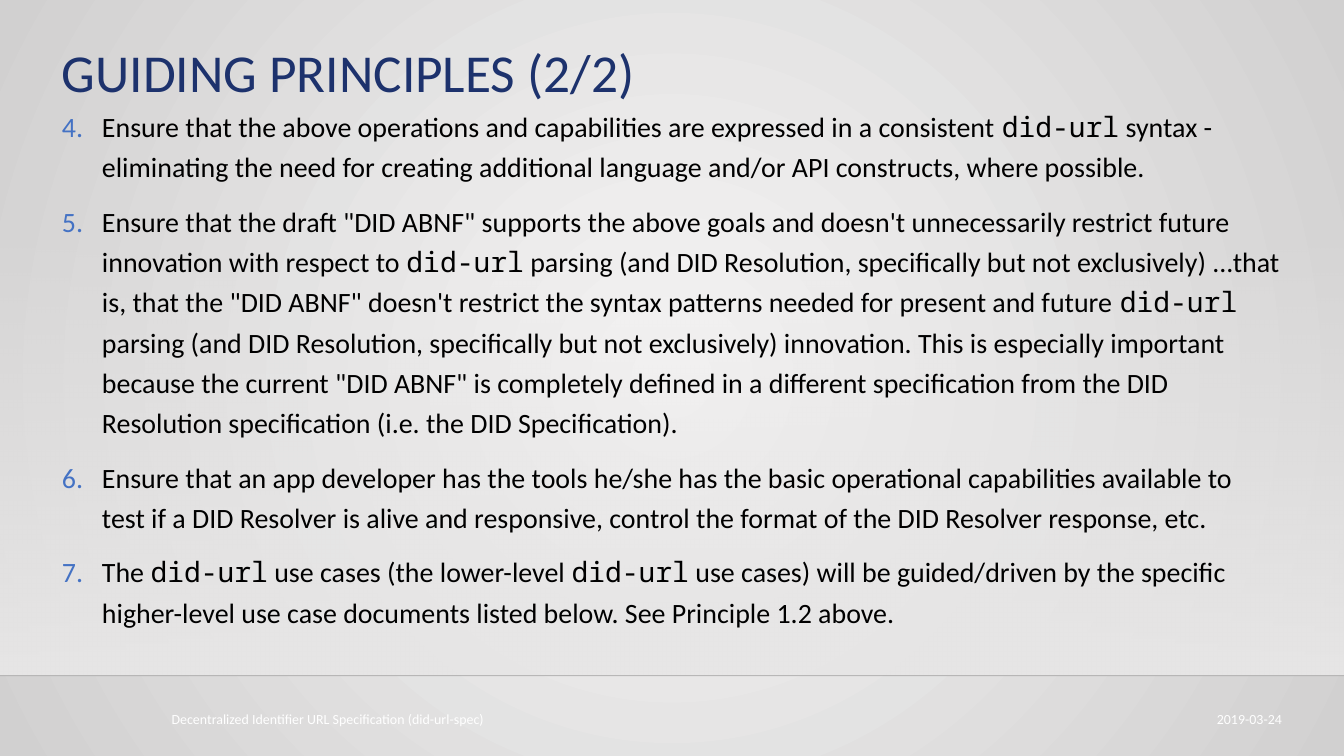
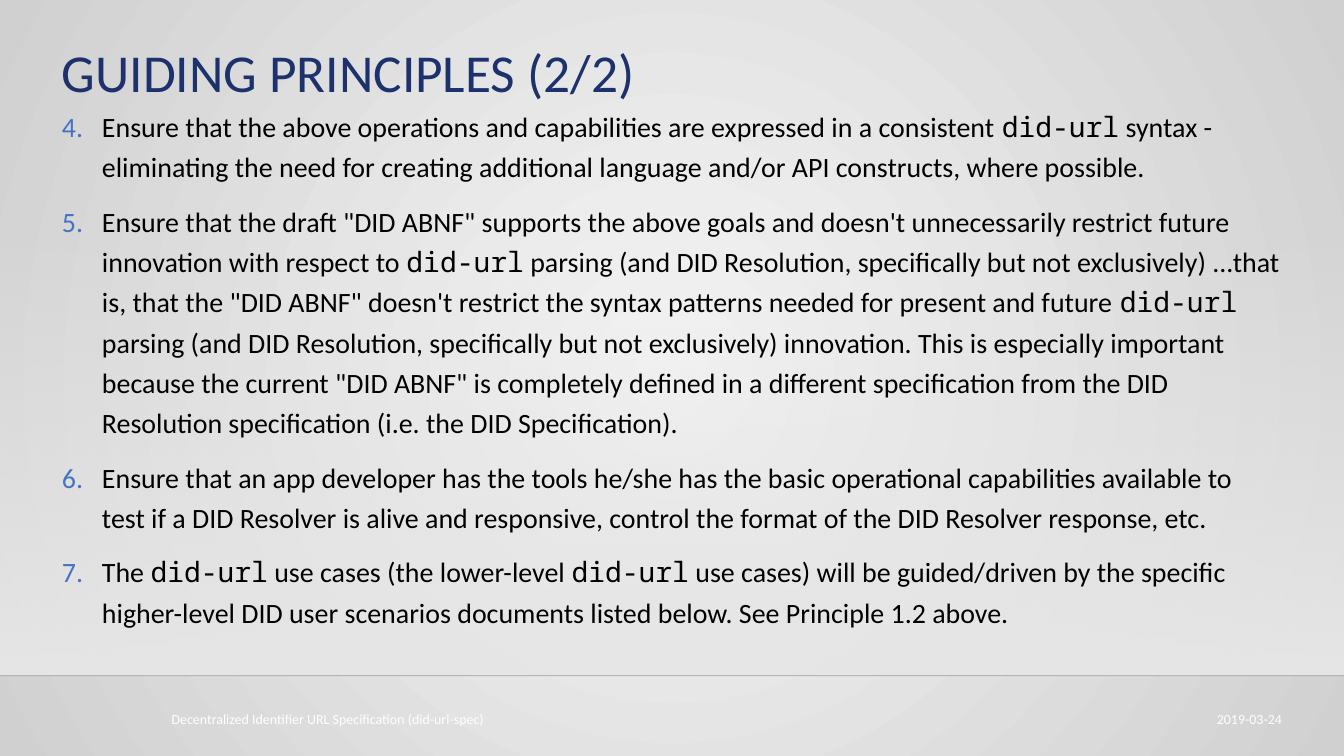
Before and after one commit to mwherman2000/did-uri-spec, a slide deck: slide 15 of src/HBB-did-url-spec v0.6.pptx. Drawn at 1344x756 pixels with LibreOffice and Linux fonts; fonts in the diff are those of the drawing; background and template pictures are left out. Boxes give left, top, right and bottom in pixels: in the first picture for what was removed or moved away, otherwise in the second. Text is boxed around its words. In the diff, an @@ line names an element or a change of style, - is before the commit and + after.

```diff
--- a/src/HBB-did-url-spec v0.6.pptx
+++ b/src/HBB-did-url-spec v0.6.pptx
@@ text at box(102, 560, 1225, 628): text changed @@
-7. The did-url use cases (the lower-level did-url use cases) will be guided/driven by the specific higher-level use case documents listed below. See Principle 1.2 above.
+7. The did-url use cases (the lower-level did-url use cases) will be guided/driven by the specific higher-level DID user scenarios documents listed below. See Principle 1.2 above.
```
Also in this commit, not shown: 5 other slides changed, 3 slides added, 4 other files.
